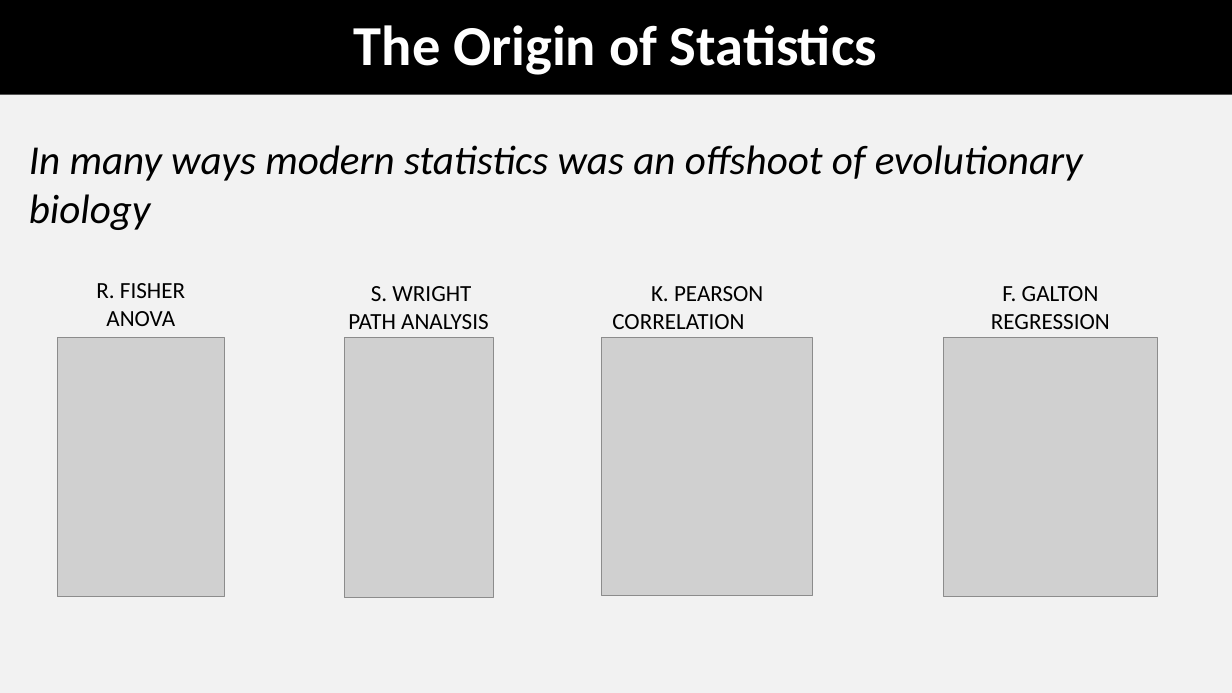
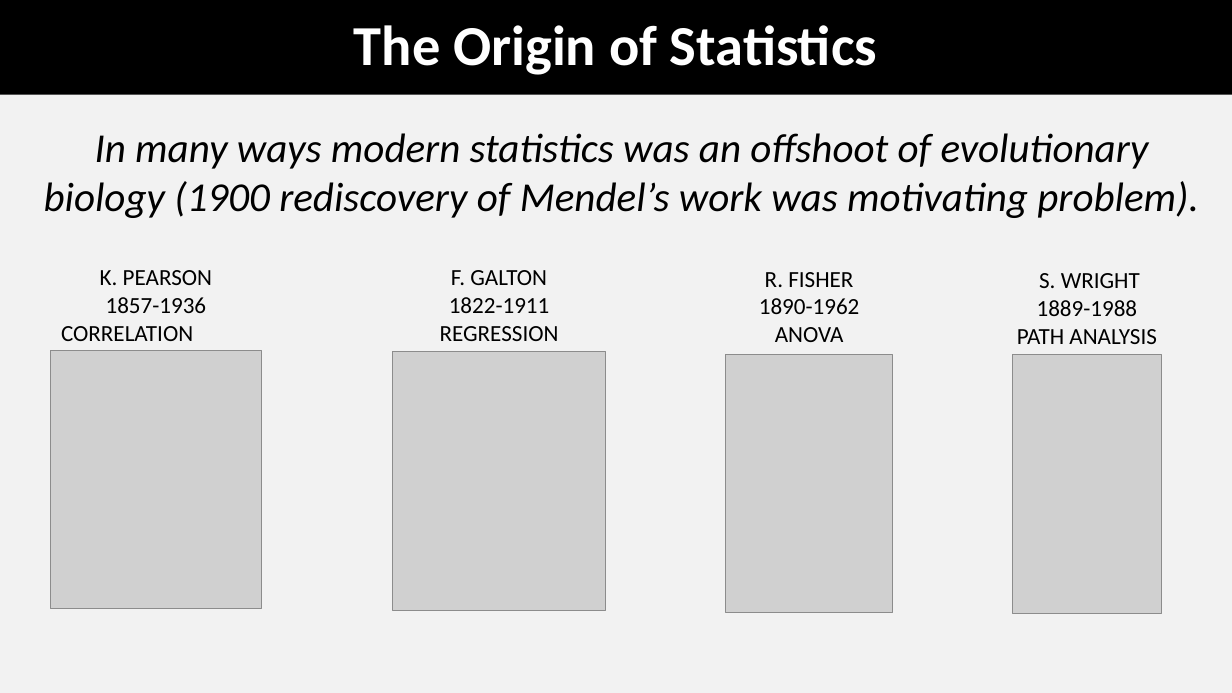
Before and after one commit to coleoguy/coleoguy.github.io, a slide deck: slide 7 of teaching/expdes/lec1.pptx. Drawn at 1232x693 pixels with LibreOffice and Linux fonts; fonts in the diff are those of the drawing; grey boxes stand for pictures. Boxes give left, top, right and bottom in pixels: in the first picture for what was removed or moved away, otherwise in the second. Text is boxed around its words. In the diff, an @@ line names an element or a change of style, - is before the commit and + after.

```diff
--- a/teaching/expdes/lec1.pptx
+++ b/teaching/expdes/lec1.pptx
@@ text at [44,133,1199,218]: text changed @@
-In many ways modern statistics was an offshoot of evolutionary biology
+In many ways modern statistics was an offshoot of evolutionary biology (1900 rediscovery of Mendel’s work was motivating problem).
@@ text "K. PEARSON": place and size @@
-text "K. PEARSON" at [612,286,763,329]
+text "K. PEARSON" at [61,270,212,341]
@@ text "F. GALTON": place and size @@
-text "F. GALTON" at [991,286,1110,329]
+text "F. GALTON" at [440,270,559,341]
@@ text "R. FISHER": place and size @@
-text "R. FISHER" at [96,283,185,326]
+text "R. FISHER" at [759,272,860,342]
@@ text "S. WRIGHT": place and size @@
-text "S. WRIGHT" at [348,286,489,329]
+text "S. WRIGHT" at [1017,273,1157,344]
@@ text at [106,297,207,313]: paragraph added @@
+1857-1936
@@ text at [449,297,550,313]: paragraph added @@
+1822-1911
@@ text at [759,298,860,314]: paragraph added @@
+1890-1962
@@ text at [1037,300,1138,316]: paragraph added @@
+1889-1988
@@ picture: place and size @@
-picture at [602,337,812,596]
+picture at [51,350,262,609]
@@ picture: place and size @@
-picture at [944,338,1157,597]
+picture at [393,351,606,610]
@@ picture: place and size @@
-picture at [57,338,224,597]
+picture at [726,355,893,614]
@@ picture: place and size @@
-picture at [344,338,493,598]
+picture at [1013,355,1162,615]
```
Also in this commit, not shown: 1 other slide changed, 2 other files.
